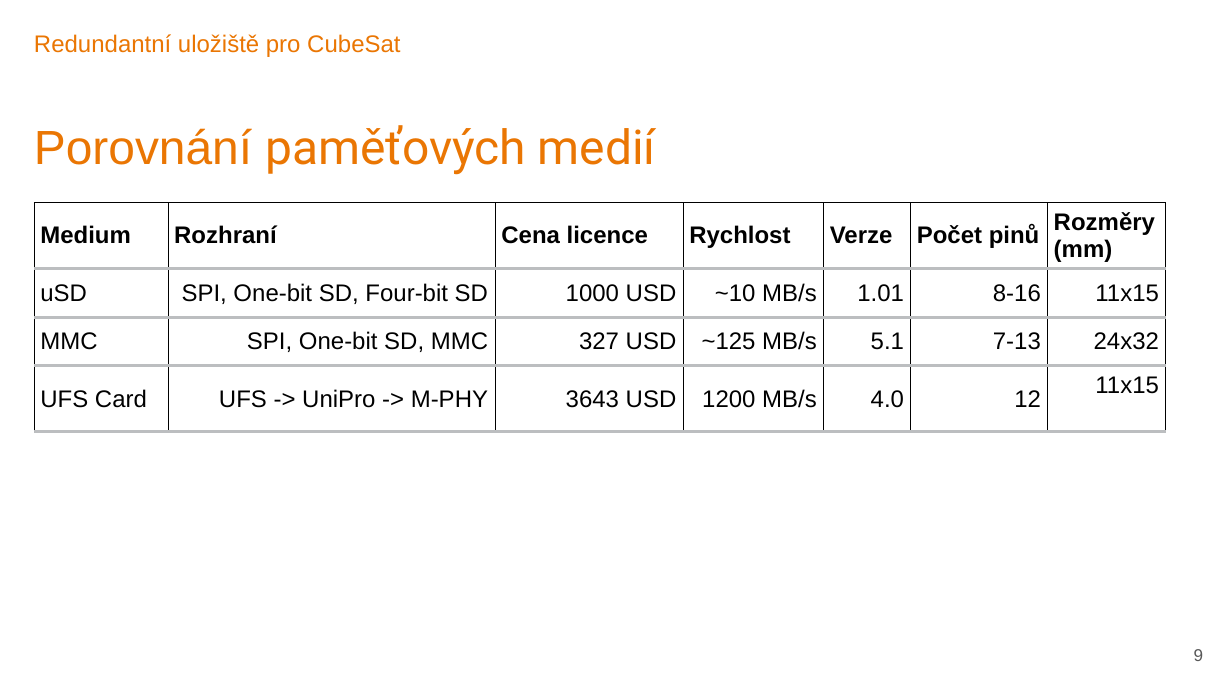
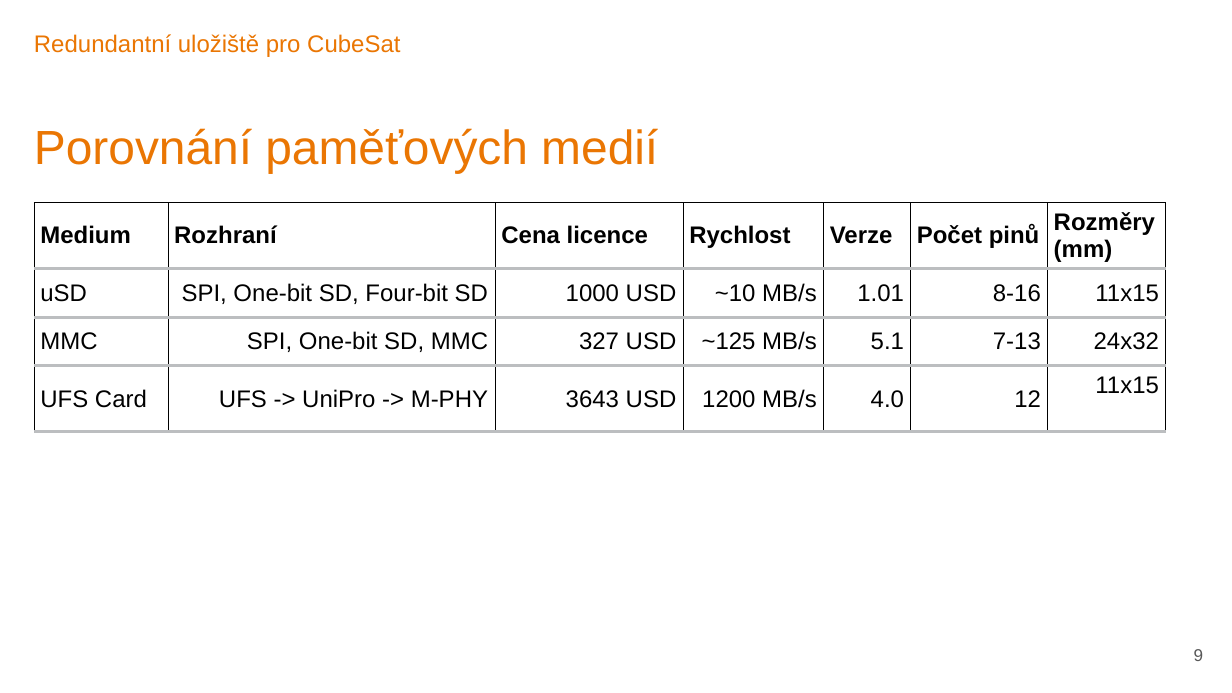
Before and after one commit to TUL-IT-2020/DSI-Diplomovy_seminar, a slide deck: slide 9 of Körner-Obhajoba_na_nečisto.pptx. Drawn at 1232x693 pixels with LibreOffice and Linux fonts; fonts in the diff are those of the drawing; background and template pictures are left out. Boxes give left, top, right and bottom in pixels: in the first picture for what was removed or moved away, otherwise in the second. Text is boxed around its words. In the diff, an @@ line names an element or a change of style, - is before the commit and + after.

```diff
--- a/Körner-Obhajoba_na_nečisto.pptx
+++ b/Körner-Obhajoba_na_nečisto.pptx
@@ title "Porovnání paměťových medií" at [34, 128, 658, 173]: font Roboto to Arial in "paměťových medií" @@
```
Also in this commit, not shown: 14 other slides changed, 1 other file.
